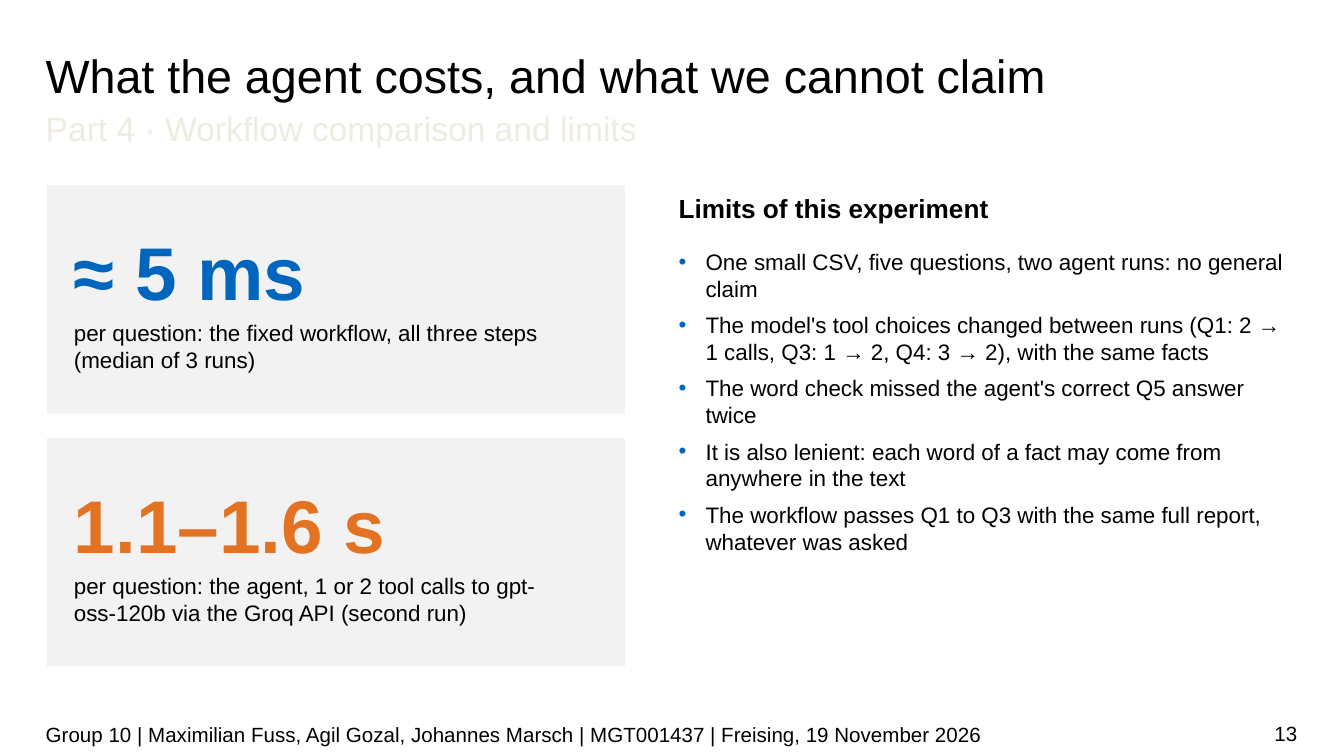
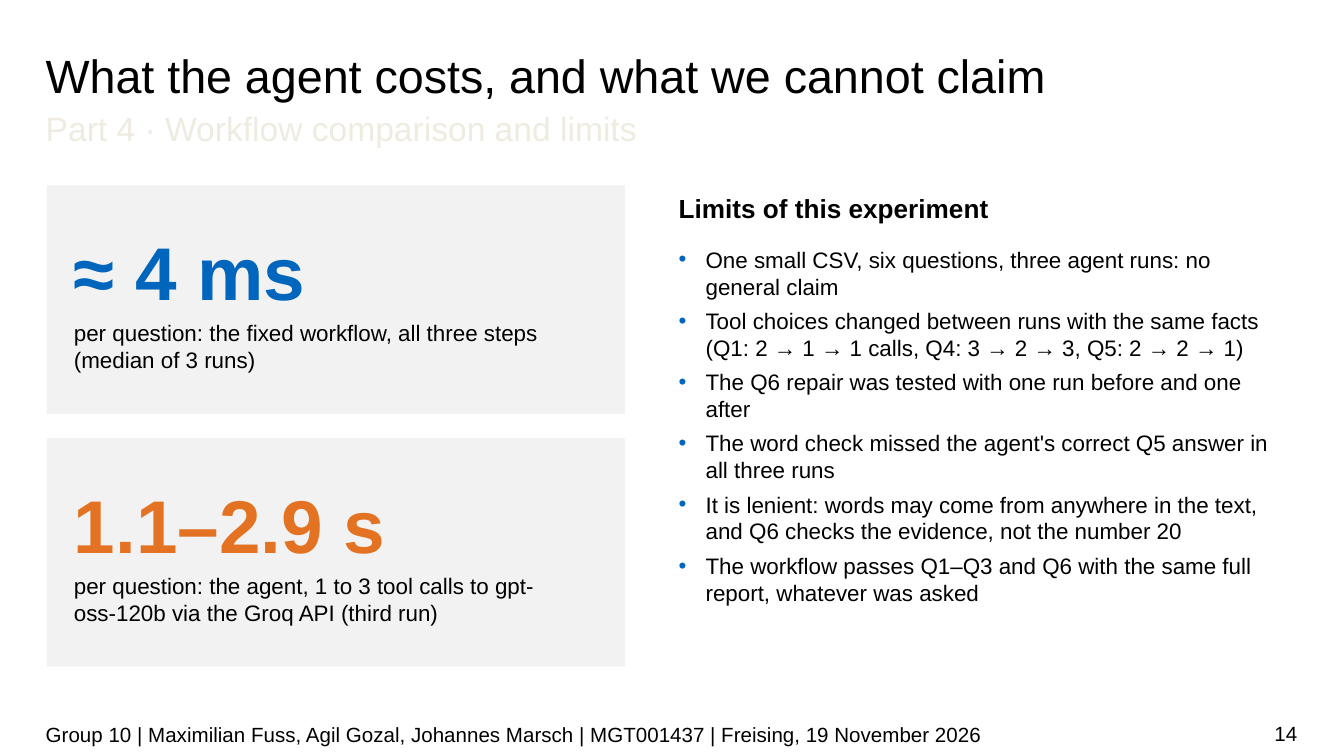
Before and after one commit to JPMarsch/Python_Group_10, a slide deck: slide 14 of presentation/G10_presentation_draft.pptx (slide 13 before the commit). Drawn at 1344x756 pixels with LibreOffice and Linux fonts; fonts in the diff are those of the drawing; background and template pictures are left out. Boxes give left, top, right and bottom in pixels: in the first picture for what was removed or moved away, otherwise in the second. Text is boxed around its words. In the diff, an @@ line names an element or a change of style, - is before the commit and + after.

```diff
--- a/presentation/G10_presentation_draft.pptx
+++ b/presentation/G10_presentation_draft.pptx
@@ text in rectangle at bbox=[135, 248, 306, 301]: text changed @@
-≈ 5 ms
+≈ 4 ms
@@ text at bbox=[706, 251, 1267, 606]: text changed @@
-• One small CSV, five questions, two agent runs: no general claim
-• The model's tool choices changed between runs (Q1: 2 → 1 calls, Q3: 1 → 2, Q4: 3 → 2), with the same facts
-• The word check missed the agent's correct Q5 answer twice
-• It is also lenient: each word of a fact may come from anywhere in the text
-• The workflow passes Q1 to Q3 with the same full report, whatever was asked
+• One small CSV, six questions, three agent runs: no general claim
+• Tool choices changed between runs with the same facts (Q1: 2 → 1 → 1 calls, Q4: 3 → 2 → 3, Q5: 2 → 2 → 1)
+• The Q6 repair was tested with one run before and one after
+• The word check missed the agent's correct Q5 answer in all three runs
+• It is lenient: words may come from anywhere in the text, and Q6 checks the evidence, not the number 20
+• The workflow passes Q1–Q3 and Q6 with the same full report, whatever was asked
@@ text in rectangle at bbox=[74, 501, 534, 626]: text changed @@
-1.1–1.6 s
-per question: the agent, 1 or 2 tool calls to gpt-oss-120b via the Groq API (second run)
+1.1–2.9 s
+per question: the agent, 1 to 3 tool calls to gpt-oss-120b via the Groq API (third run)
@@ page number at bbox=[1274, 727, 1297, 741]: text changed @@
-13
+14
```
Also in this commit, not shown: 7 other slides changed, 1 slide added.
